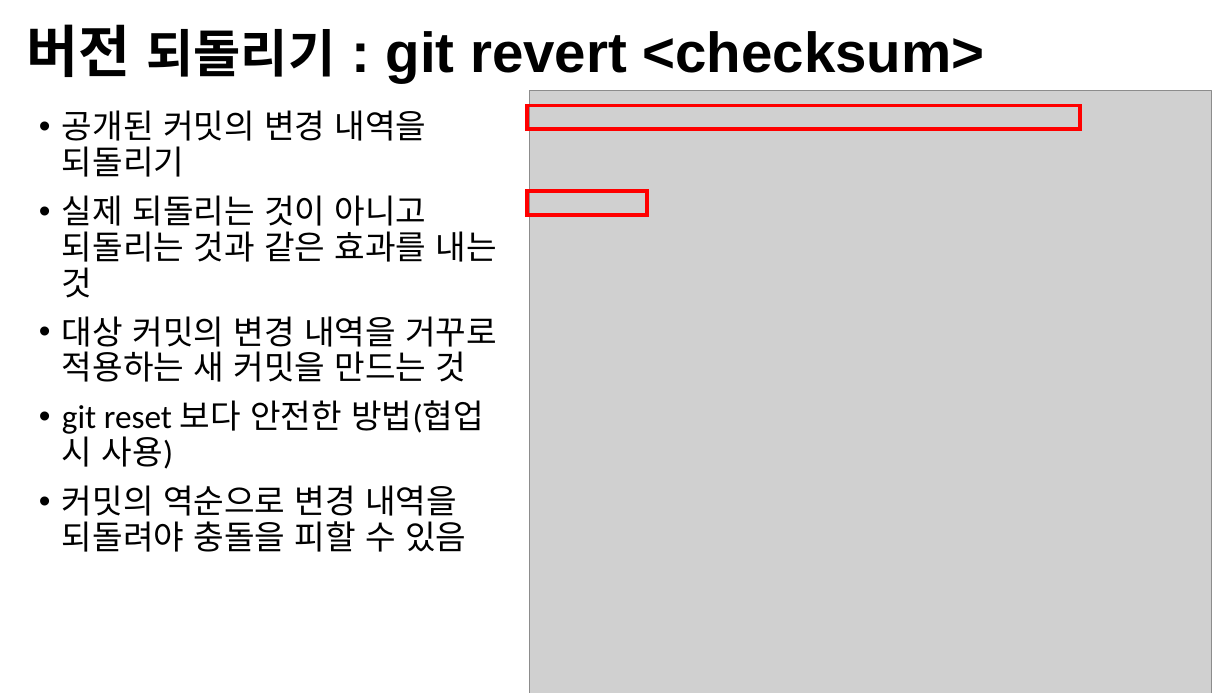
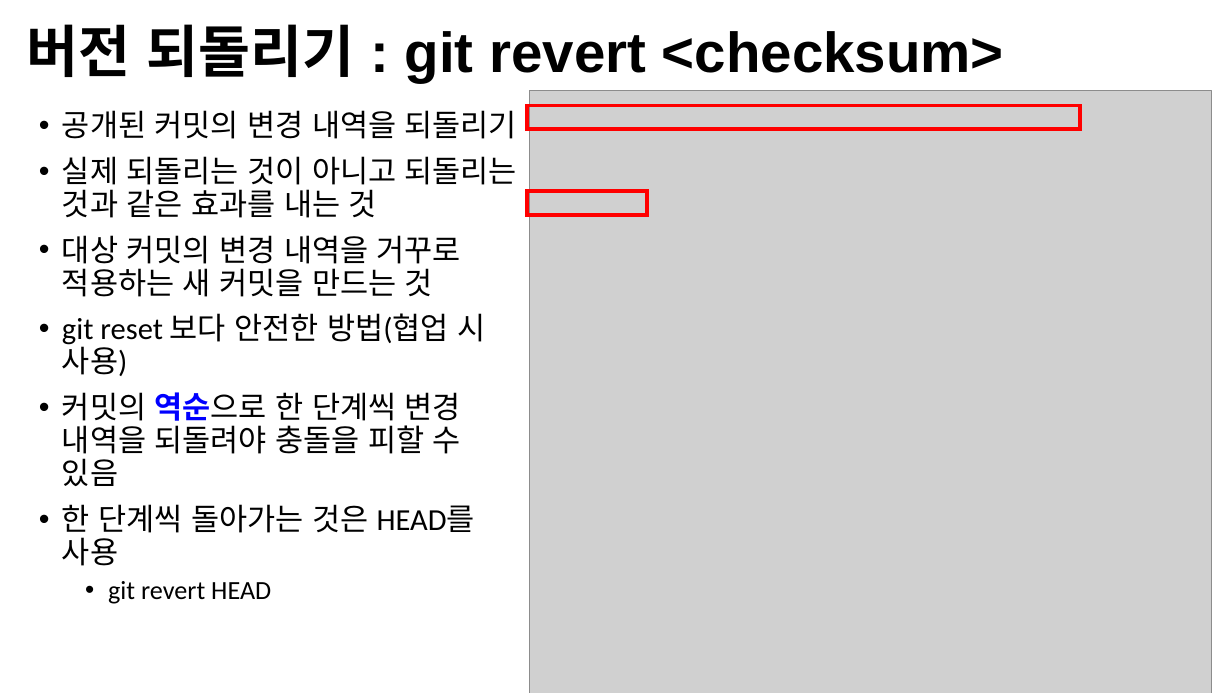
Before and after one commit to Open-Source-Programming/OpenSource-Lec, a slide deck: slide 9 of 07-Git2.pptx (slide 8 before the commit). Drawn at 1232x693 pixels with LibreOffice and Linux fonts; fonts in the diff are those of the drawing; grey boxes stand for pictures; background and template pictures are left out. Boxes give left, top, right and bottom in pixels: in the first picture for what was removed or moved away, otherwise in the second. Text is boxed around its words. In the diff, an @@ line names an element or a change of style, - is before the commit and + after.

Commit message:
11월 9일 커밋

```diff
--- a/07-Git2.pptx
+++ b/07-Git2.pptx
@@ title "버전 되돌리기 : git revert ..." at box(27, 24, 1004, 82): size 40 to 44 pt in "되돌리기" @@
@@ text at box(62, 110, 517, 376): size 25.9 to 23.8 pt in "공개된 커밋의 변경 내역을 되돌리기", "실제 되돌리는 것이 아니고 되돌리는 것과 같은 ...", "대상 커밋의 변경 내역을 거꾸로 적용하는 새 ...", "git reset 보다 안전한 방법(협업 시 사용)" @@
@@ text at box(62, 392, 475, 604): text changed; size 25.9 to 23.8 pt @@
-• 커밋의 역순으로 변경 내역을 되돌려야 충돌을 피할 수 있음
+• 커밋의 역순으로 한 단계씩 변경 내역을 되돌려야 충돌을 피할 수 있음
+• 한 단계씩 돌아가는 것은 HEAD를 사용
+  • git revert HEAD
```
Also in this commit, not shown: 13 other slides changed, 1 slide added, 1 other file.
